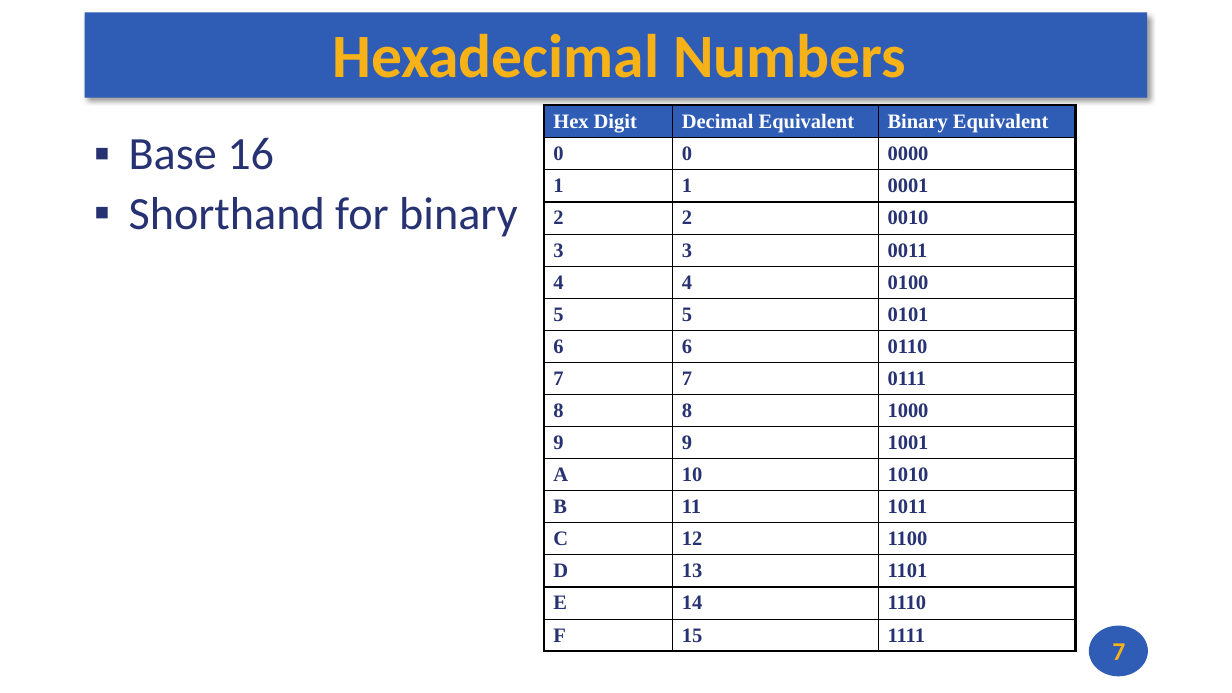
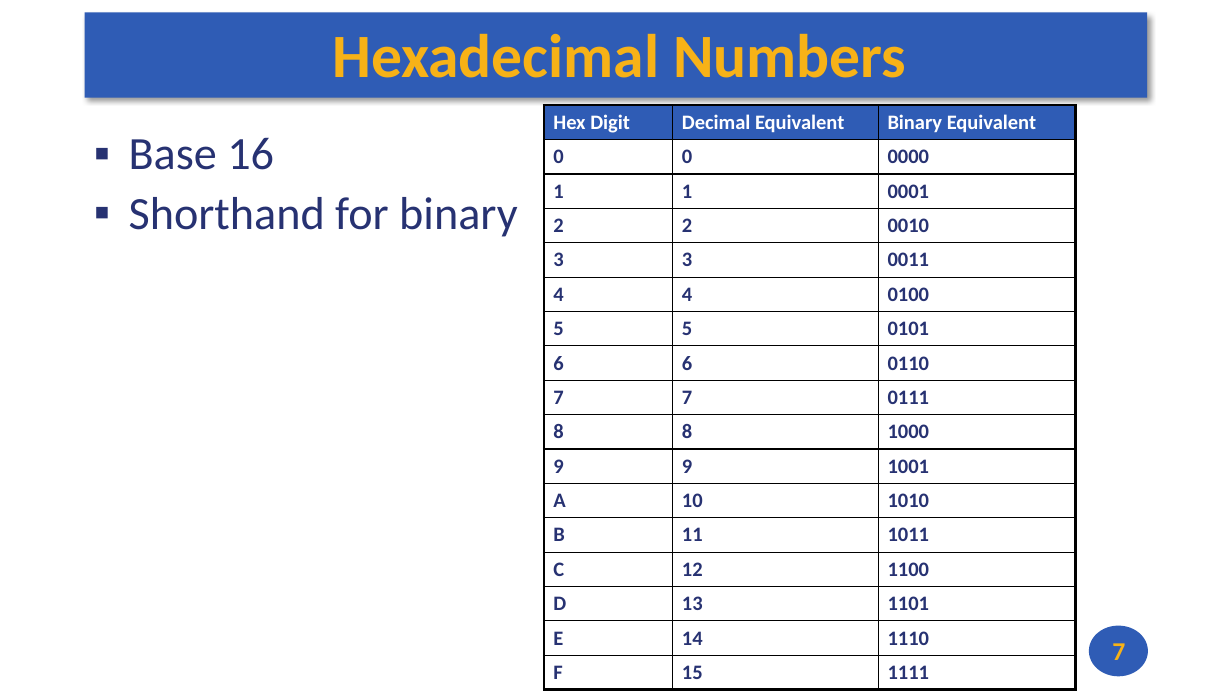
Before and after one commit to andrewt0301/hse-acos-course, a slide deck: slide 7 of docs/part1ca/02_DataTypes/CA_Lecture_02.pptx. Drawn at 1232x693 pixels with LibreOffice and Linux fonts; fonts in the diff are those of the drawing. Boxes give left, top, right and bottom in pixels: in the first picture for what was removed or moved away, otherwise in the second. Text is boxed around its words. In the diff, an @@ line names an element or a change of style, - is before the commit and + after.

```diff
--- a/docs/part1ca/02_DataTypes/CA_Lecture_02.pptx
+++ b/docs/part1ca/02_DataTypes/CA_Lecture_02.pptx
@@ table at [544, 105, 1076, 683] @@
@@ font Times New Roman to Calibri @@
```
Also in this commit, not shown: 3 other slides changed, 4 slides added, 1 slide removed, 1 other file.
